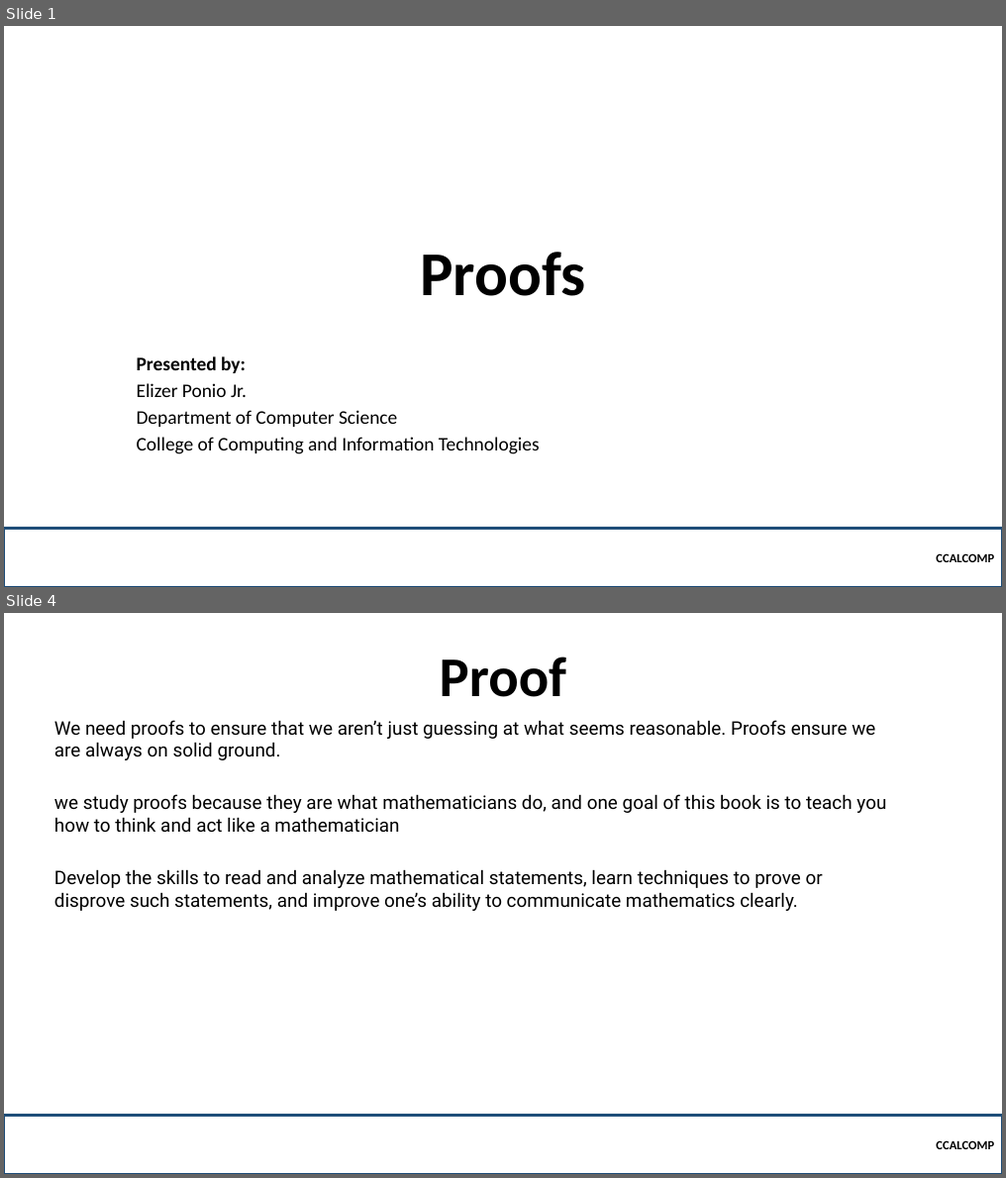
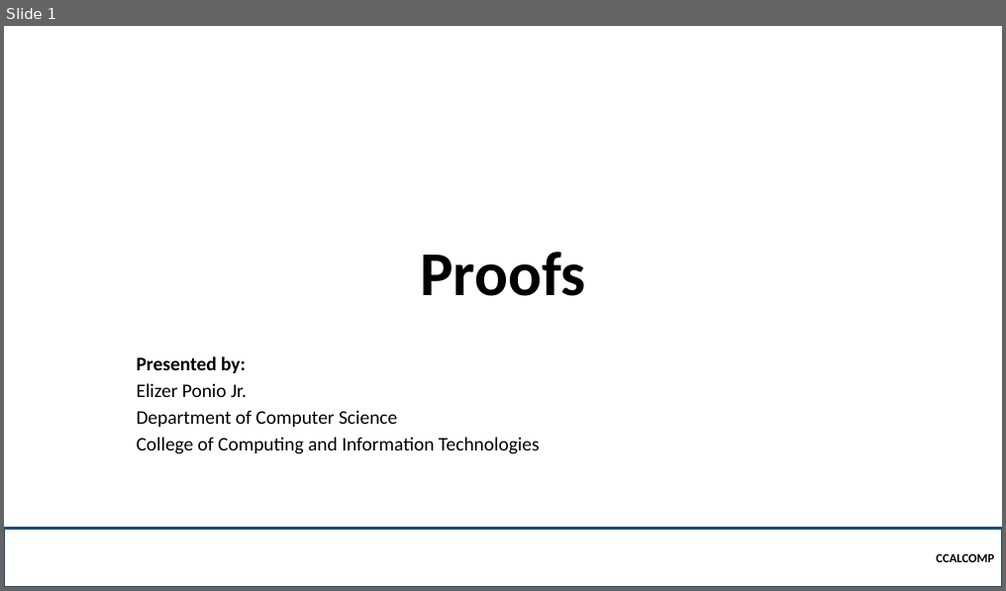
Before and after one commit to robitussin/CCALCOMP, a slide deck: Week 3 - Proofs/Proofs.pptx. Shown one above the other, each under a label of ours: slides 1 and 4 before the commit, slide 1 after it; the slides between them are not shown. The pictures are 1006x1178 and 1006x591 pixels, drawn with LibreOffice and Linux fonts; fonts in the diff are those of the drawing; background and template pictures are left out. Boxes give left, top, right and bottom in pixels: in the first picture for what was removed or moved away, otherwise in the second. Text is boxed around its words. In the diff, an @@ line names an element or a change of style, - is before the commit and + after.

```diff
--- a/Week 3 - Proofs/Proofs.pptx
+++ b/Week 3 - Proofs/Proofs.pptx
@@ slide 4 removed at bbox=[4, 613, 1002, 1174], background picture (left out) @@
@@ title removed at bbox=[440, 657, 566, 697] @@
-Proof
@@ text removed at bbox=[54, 720, 886, 911] @@
-We need proofs to ensure that we aren’t just guessing at what seems reasonable. Proofs ensure we are always on solid ground.
-we study proofs because they are what mathematicians do, and one goal of this book is to teach you how to think and act like a mathematician
-Develop the skills to read and analyze mathematical statements, learn techniques to prove or disprove such statements, and improve one’s ability to communicate mathematics clearly.
@@ rectangle removed at bbox=[4, 1115, 1002, 1174] @@
-CCALCOMP
```
Also in this commit, not shown: 4 slides added, 1 other slide removed, 2 other files.
